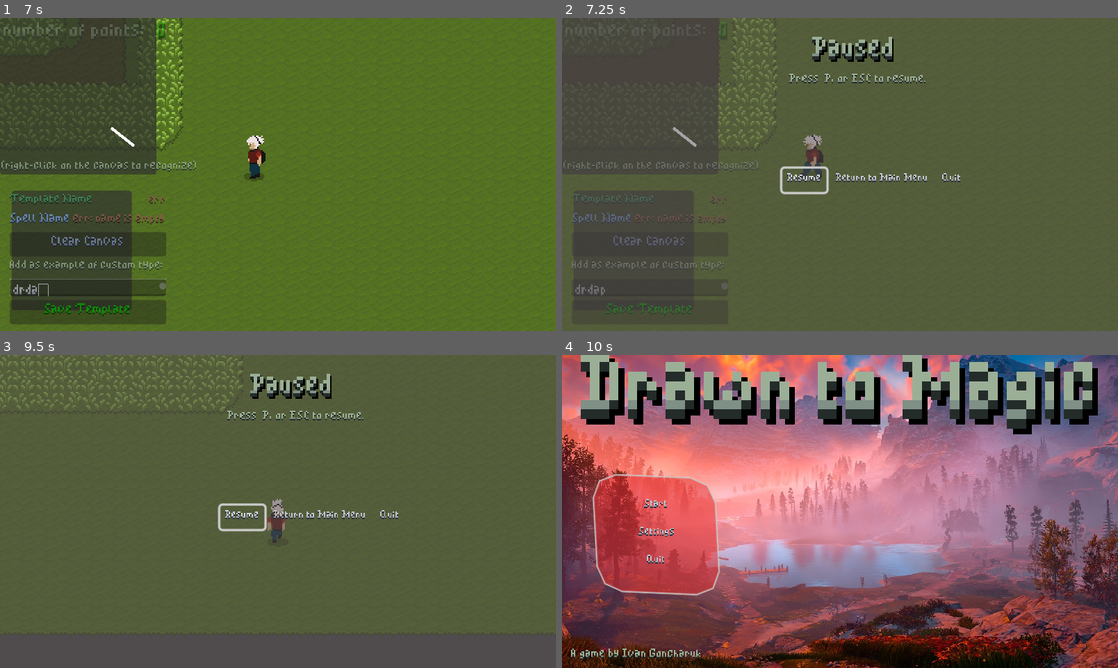
Above: before the commit, frames 1-4 (two rows, left to right).
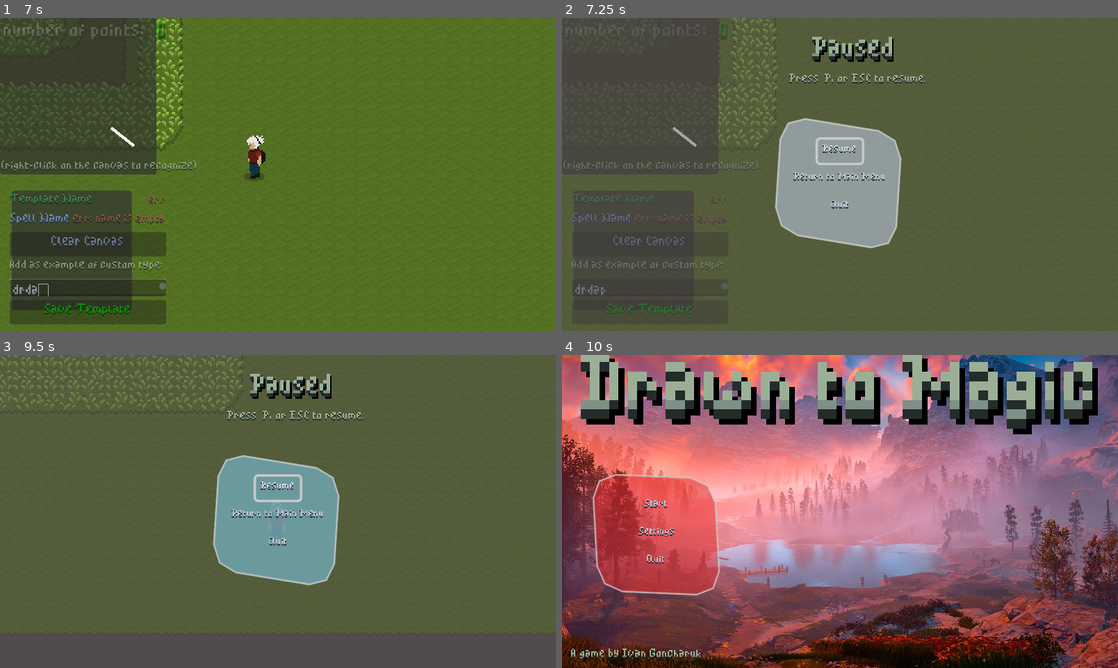
Above: after the commit, the same moments.

Repository: ivangoncharuk/DrawnToMagic
Game: Godot game, scene res://gui/main_menu/main_menu.tscn
The game is run twice, just before and just after one commit, with the same random seed, the same clock (stepped at 60 frames per second) and the same inputs.
Inputs (mouse positions are in pixels of both pictures, inside the frame that each line leads up to):
- Up to frame 1 (7 s): click "Start" at 0.5 s; click (94, 287) at 1.27 s; type "Alex" at 1.35 s; click "Clear Canvas" at 2 s; click "Save Template" at 2.75 s; tap Enter at 3.5 s; move the mouse to (400, 158) at 3.52 s; hold D (right) 3.53-4.25 s; hold R (recognize_glyph) 3.53-4.25 s; click (400, 158) at 3.67 s; drag from (166, 190) to (250, 237) at 4.27 s; move the mouse to (333, 105) at 5.02 s; hold D (right) 5.03-5.75 s; hold Shift 5.03-5.75 s; drag from (250, 237) to (111, 127) at 5.77 s; move the mouse to (444, 221) at 6.52 s; hold A (left) from 6.53 s (still down); tap Ctrl at 6.6 s
- Up to frame 2 (7.25 s): keep holding A (left); tap P (pause) at 7.15 s
- Up to frame 3 (9.5 s): release A (left) at 7.25 s; click "Resume" at 7.25 s; drag from (111, 464) to (194, 433) at 8.02 s; tap Space at 8.75 s; move the mouse to (305, 511) at 8.77 s; hold S (down) from 8.78 s (still down); hold Tab (toggle_glyph_drawing_window) from 8.78 s (still down); click (305, 511) at 8.92 s; tap Escape at 9.4 s
- Up to frame 4 (10 s): release S (down) at 9.5 s; release Tab (toggle_glyph_drawing_window) at 9.5 s; click "Return to Main Menu" at 9.5 s

Frame 1 is identical in both runs. In frame 2, 8.0% of the frame differs, in the area x 38-72%, y 32-74%; in frame 3, 8.1%; in frame 4, nothing differs.

Commit message:
Made a test for a bug and updated paused and settings
Made the paused and settings options match the main menu.
made a test to help me solve the issue of the first line not being registered after clearing.

Diff:
--- a/gui/drawing/drawing.gd
+++ b/gui/drawing/drawing.gd
@@ -82,6 +82,7 @@
 	line.default_color = line_color
 	drawing_area_rect.add_child(line)
 	lines_array.append(line)
+	print_debug("lines_array length in _ready(): %10d" % lines_array.size()) # Add this line
 
 
 func _input(event: InputEvent) -> void:
--- a/gui/paused/pause_options.gd
+++ b/gui/paused/pause_options.gd
@@ -1,4 +1,4 @@
-extends VFlowContainer
+extends VBoxContainer
 
 
 func _ready():
--- a/gui/paused/paused.gd
+++ b/gui/paused/paused.gd
@@ -12,7 +12,6 @@
 
 func pause():
 	%PauseOptions.get_children()[0].grab_focus()
-	print("paused")
 	show()
 	get_tree().paused = true
 
--- a/gui/paused/paused.tscn
+++ b/gui/paused/paused.tscn
@@ -1,10 +1,11 @@
-[gd_scene load_steps=6 format=3 uid="uid://6uw3flm4t550"]
+[gd_scene load_steps=7 format=3 uid="uid://6uw3flm4t550"]
 
 [ext_resource type="Theme" uid="uid://1jwq3b8h2nu0" path="res://gui/main_theme.tres" id="1_1384x"]
 [ext_resource type="Script" path="res://gui/paused/paused.gd" id="2_orewl"]
 [ext_resource type="Script" path="res://gui/paused/pause_options.gd" id="3_k8t15"]
 [ext_resource type="PackedScene" uid="uid://djj5porm7wefg" path="res://gui/title_label.tscn" id="3_tjhqs"]
 [ext_resource type="FontFile" uid="uid://fr60pojl04lt" path="res://assets/font/minimalpixel.fnt" id="3_vsxwg"]
+[ext_resource type="PackedScene" uid="uid://760fhc8ifrdj" path="res://gui/main_menu/fading_panel/fading_panel.tscn" id="5_hm34w"]
 
 [node name="Paused" type="Control"]
 process_mode = 2
@@ -49,7 +50,24 @@
 theme_override_fonts/font = ExtResource("3_vsxwg")
 text = "Press  P, or ESC to resume."
 
-[node name="PauseOptions" type="VFlowContainer" parent="." node_paths=PackedStringArray("shortcut_context")]
+[node name="Panel" parent="." instance=ExtResource("5_hm34w")]
+layout_mode = 1
+anchors_preset = -1
+anchor_left = 0.444792
+anchor_top = 0.344444
+anchor_right = 0.444792
+anchor_bottom = 0.344444
+offset_left = -53.0
+offset_top = -50.0
+offset_right = 53.0
+offset_bottom = 50.0
+grow_horizontal = 2
+grow_vertical = 2
+rotation = 0.261799
+metadata/_edit_group_ = true
+metadata/_edit_use_anchors_ = true
+
+[node name="PauseOptions" type="VBoxContainer" parent="Panel" node_paths=PackedStringArray("shortcut_context")]
 unique_name_in_owner = true
 layout_mode = 1
 anchors_preset = 8
@@ -57,37 +75,42 @@
 anchor_top = 0.5
 anchor_right = 0.5
 anchor_bottom = 0.5
-offset_left = -160.0
-offset_top = -20.0
-offset_right = -79.0
-offset_bottom = -1.0
+offset_left = -78.8549
+offset_top = -16.2932
+offset_right = 68.1451
+offset_bottom = 48.7068
 grow_horizontal = 2
 grow_vertical = 2
-scale = Vector2(4, 4)
+rotation = -0.261799
+focus_mode = 1
 shortcut_context = NodePath("Resume")
 script = ExtResource("3_k8t15")
-metadata/_edit_group_ = true
 
-[node name="Resume" type="Button" parent="PauseOptions"]
+[node name="Resume" type="Button" parent="Panel/PauseOptions"]
 layout_mode = 2
+size_flags_horizontal = 4
 focus_neighbor_bottom = NodePath("../MainMenu")
 text = "Resume"
 flat = true
 
-[node name="MainMenu" type="Button" parent="PauseOptions"]
+[node name="MainMenu" type="Button" parent="Panel/PauseOptions"]
 layout_mode = 2
+size_flags_horizontal = 4
+size_flags_vertical = 4
 focus_neighbor_top = NodePath("../Resume")
 focus_neighbor_bottom = NodePath("../Quit")
 text = "Return to Main Menu"
 flat = true
 
-[node name="Quit" type="Button" parent="PauseOptions"]
+[node name="Quit" type="Button" parent="Panel/PauseOptions"]
 unique_name_in_owner = true
 layout_mode = 2
+size_flags_horizontal = 4
+size_flags_vertical = 4
 focus_neighbor_top = NodePath("../MainMenu")
 text = "Quit"
 flat = true
 
-[connection signal="pressed" from="PauseOptions/Resume" to="." method="_resume"]
-[connection signal="pressed" from="PauseOptions/MainMenu" to="PauseOptions" method="_on_main_menu_pressed"]
-[connection signal="pressed" from="PauseOptions/Quit" to="PauseOptions" method="_on_quit_pressed"]
+[connection signal="pressed" from="Panel/PauseOptions/Resume" to="." method="_resume"]
+[connection signal="pressed" from="Panel/PauseOptions/MainMenu" to="Panel/PauseOptions" method="_on_main_menu_pressed"]
+[connection signal="pressed" from="Panel/PauseOptions/Quit" to="Panel/PauseOptions" method="_on_quit_pressed"]
--- a/gui/settings/settings.tscn
+++ b/gui/settings/settings.tscn
@@ -6,6 +6,7 @@
 [ext_resource type="PackedScene" uid="uid://djj5porm7wefg" path="res://gui/title_label.tscn" id="2_pjskc"]
 [ext_resource type="FontFile" uid="uid://fr60pojl04lt" path="res://assets/font/minimalpixel.fnt" id="3_8a5oi"]
 [ext_resource type="Script" path="res://gui/settings/sfx_toggle.gd" id="3_n6nlb"]
+[ext_resource type="PackedScene" uid="uid://760fhc8ifrdj" path="res://gui/main_menu/fading_panel/fading_panel.tscn" id="4_24668"]
 [ext_resource type="Script" path="res://gui/settings/music_toggle.gd" id="4_s1svy"]
 [ext_resource type="Script" path="res://gui/settings/back_button.gd" id="5_x47bl"]
 
@@ -29,20 +30,24 @@
 
 [node name="Title" parent="." instance=ExtResource("2_pjskc")]
 layout_mode = 1
-offset_left = -392.0
-offset_top = -56.0
-offset_right = -352.0
-offset_bottom = -42.0
+anchors_preset = 0
+anchor_left = 0.0
+anchor_right = 0.0
+offset_left = 0.0
+offset_top = 0.0
+offset_right = 40.0
+offset_bottom = 14.0
+grow_horizontal = 1
 scale = Vector2(20, 20)
 text = "Settings"
 
 [node name="Explainer" type="Label" parent="Title"]
 layout_mode = 1
-anchors_preset = 7
-anchor_left = 0.5
-anchor_top = 1.0
-anchor_right = 0.5
-anchor_bottom = 1.0
+anchors_preset = -1
+anchor_left = 0.47
+anchor_top = 0.771429
+anchor_right = 0.47
+anchor_bottom = 0.771429
 offset_left = -11.6
 offset_right = 108.72
 offset_bottom = 28.0
@@ -54,51 +59,61 @@
 horizontal_alignment = 1
 vertical_alignment = 1
 autowrap_mode = 2
+metadata/_edit_use_anchors_ = true
 
-[node name="Panel" type="Panel" parent="."]
+[node name="MenuOptions" parent="." instance=ExtResource("4_24668")]
+layout_mode = 1
+anchors_preset = -1
+anchor_left = 0.0666667
+anchor_top = 0.402778
+anchor_right = 0.0666667
+anchor_bottom = 0.402778
+offset_left = 0.0
+offset_top = -75.0
+offset_right = 153.0
+offset_bottom = 75.0
+grow_vertical = 2
+metadata/_edit_use_anchors_ = true
+metadata/_edit_group_ = true
+
+[node name="SettingsControls" type="VFlowContainer" parent="MenuOptions" node_paths=PackedStringArray("shortcut_context")]
 layout_mode = 1
 anchors_preset = 8
 anchor_left = 0.5
 anchor_top = 0.5
 anchor_right = 0.5
 anchor_bottom = 0.5
-offset_left = -148.0
-offset_top = -178.0
-offset_right = 148.0
-offset_bottom = 178.0
+offset_left = -48.5
+offset_top = -56.0
+offset_right = 48.5
+offset_bottom = 56.0
 grow_horizontal = 2
 grow_vertical = 2
-
-[node name="SettingsControls" type="VFlowContainer" parent="Panel" node_paths=PackedStringArray("shortcut_context")]
-layout_mode = 1
-offset_right = 97.0
-offset_bottom = 112.0
-scale = Vector2(3, 3)
 shortcut_context = NodePath("")
 script = ExtResource("1_mmaky")
 metadata/_edit_group_ = true
 
-[node name="FullscreenToggle" type="CheckButton" parent="Panel/SettingsControls"]
+[node name="FullscreenToggle" type="CheckButton" parent="MenuOptions/SettingsControls"]
 layout_mode = 2
 text = "Fullscreen"
 script = ExtResource("2_5l5tc")
 
-[node name="SfxToggle" type="CheckButton" parent="Panel/SettingsControls"]
+[node name="SfxToggle" type="CheckButton" parent="MenuOptions/SettingsControls"]
 layout_mode = 2
 text = "Sound Effects"
 script = ExtResource("3_n6nlb")
 
-[node name="MusicToggle" type="CheckButton" parent="Panel/SettingsControls"]
+[node name="MusicToggle" type="CheckButton" parent="MenuOptions/SettingsControls"]
 layout_mode = 2
 text = "Music"
 script = ExtResource("4_s1svy")
 
-[node name="BackButton" type="Button" parent="Panel/SettingsControls"]
+[node name="BackButton" type="Button" parent="MenuOptions/SettingsControls"]
 layout_mode = 2
 text = "Back"
 flat = true
 script = ExtResource("5_x47bl")
 
-[connection signal="toggled" from="Panel/SettingsControls/SfxToggle" to="Panel/SettingsControls/SfxToggle" method="_on_toggled"]
-[connection signal="toggled" from="Panel/SettingsControls/MusicToggle" to="Panel/SettingsControls/MusicToggle" method="_on_toggled"]
-[connection signal="pressed" from="Panel/SettingsControls/BackButton" to="Panel/SettingsControls/BackButton" method="_on_pressed"]
+[connection signal="toggled" from="MenuOptions/SettingsControls/SfxToggle" to="MenuOptions/SettingsControls/SfxToggle" method="_on_toggled"]
+[connection signal="toggled" from="MenuOptions/SettingsControls/MusicToggle" to="MenuOptions/SettingsControls/MusicToggle" method="_on_toggled"]
+[connection signal="pressed" from="MenuOptions/SettingsControls/BackButton" to="MenuOptions/SettingsControls/BackButton" method="_on_pressed"]
--- a/tests/test_drawing.gd
+++ b/tests/test_drawing.gd
@@ -10,6 +10,9 @@
 func before_each():
 #	gut.p("Runs before each test.")
 	drawing = Drawing.new()
+	var new_line = Line2D.new()
+	drawing.lines_array.append(new_line)
+
 
 func after_each():
 #	gut.p("Runs after each test.")
@@ -18,6 +21,7 @@
 func after_all():
 	gut.p("END OF TESTING")
 #	gut.p("Runs once after all tests")
+
 
 # Test methods
 func test_points_count():
@@ -115,3 +119,28 @@
 	# Check the result
 	assert_eq(drawing.spell_name_label.text, "err: name is empty", "Label should display the error message")
 	assert_eq(drawing.spell_name_label.self_modulate, Color.LIGHT_CORAL, "Label self_modulate should be LIGHT_CORAL")
+
+
+func test_first_line_after_clearing_canvas():
+	# Draw a line
+	drawing.lines_array[0].add_point(Vector2(0, 0))
+	drawing.lines_array[0].add_point(Vector2(1, 1))
+
+	# Clear the canvas
+	drawing.clear_lines.call()
+
+	# Draw a new line
+	drawing.lines_array[0].add_point(Vector2(2, 2))
+	drawing.lines_array[0].add_point(Vector2(3, 3))
+
+	# Check if the new line is registered
+	var expected_points_count = 2
+	var actual_points_count = drawing.points_count.call()
+	assert_eq(actual_points_count, expected_points_count, "Points count should be equal to the expected count after clearing the canvas and drawing a new line")
+
+
+func test_add_point_to_line():
+	gut.p("lines_array length before adding point: %10d" % drawing.lines_array.size()) # Add this line
+	drawing.lines_array[0].add_point(Vector2(0, 0))
+	gut.p("lines_array length after adding point: %10d" % drawing.lines_array.size()) # Add this line
+	assert_eq(drawing.lines_array[0].get_point_count(), 1)
Not shown, changed: .gut_editor_config.json
Not shown, changed: addons/gut/gui/Settings.tscn
Not shown: 1 places in gui/settings/settings.tscn that only renumber resources
